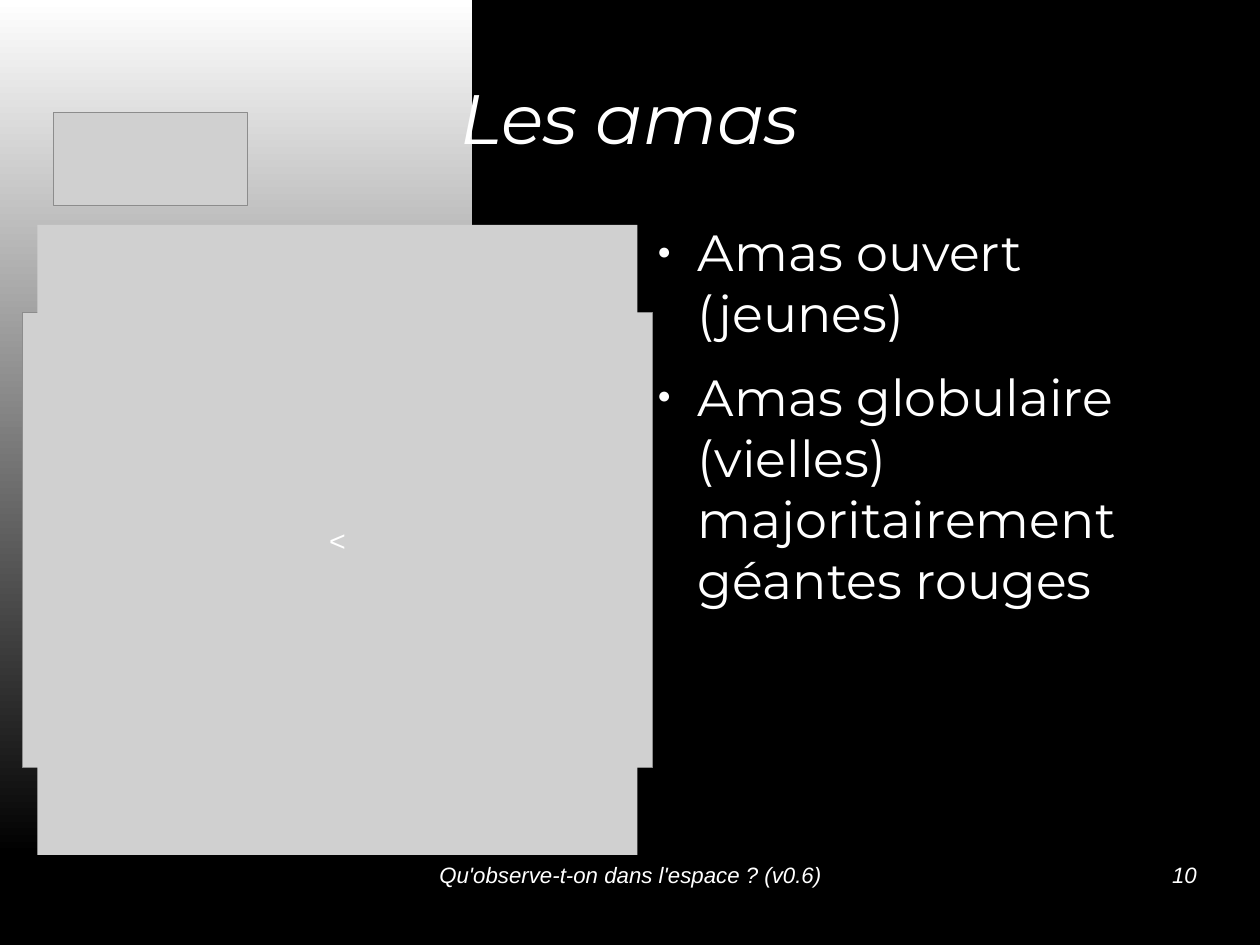
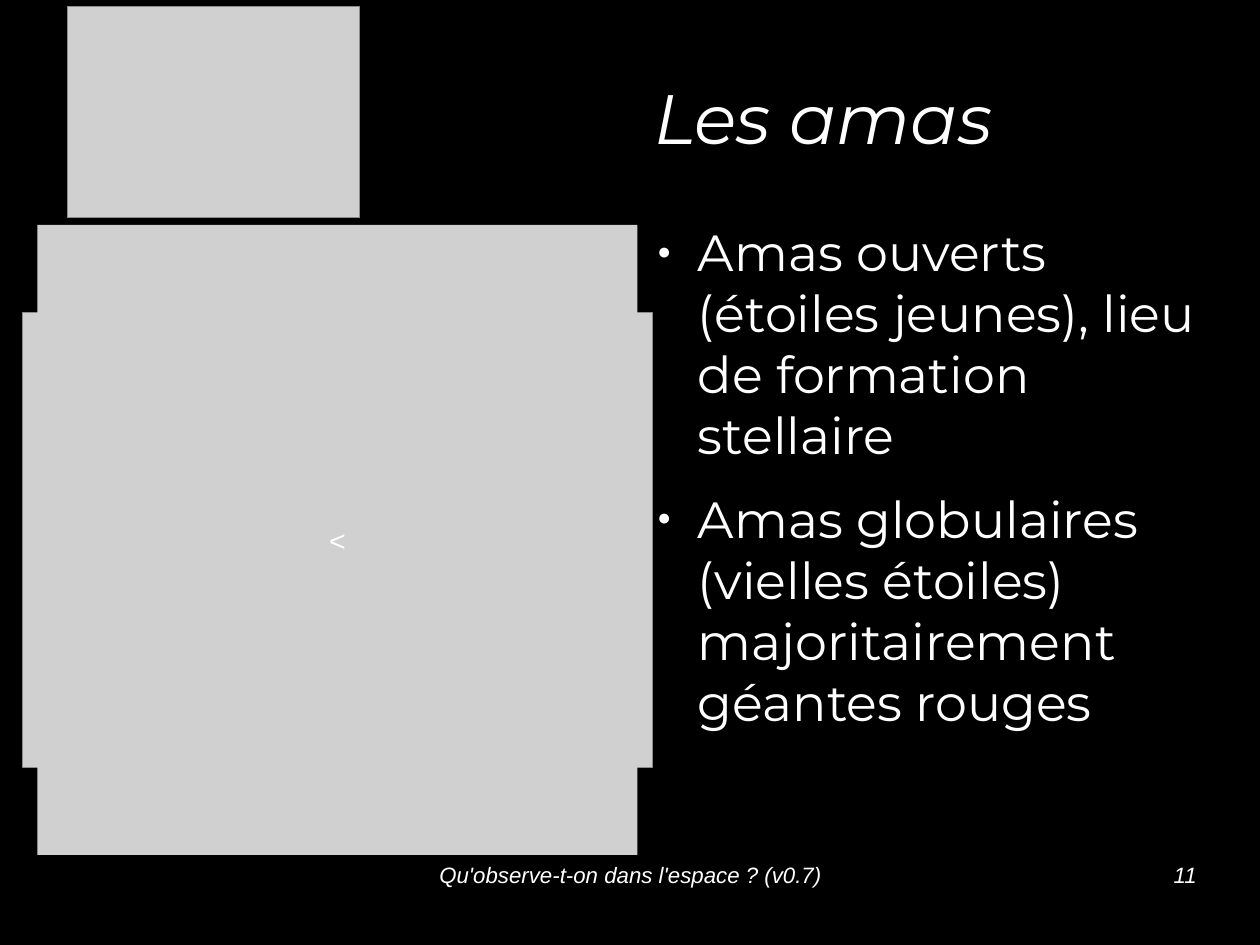
Before and after one commit to jcarnu/qf-astro, a slide deck: slide 11 of Ressources/Presentations/Qu_observe-t-on_dans_l_espace.odp (slide 10 before the commit). Drawn at 1260x945 pixels with LibreOffice and Linux fonts; fonts in the diff are those of the drawing; grey boxes stand for pictures; background and template pictures are left out. Boxes give left, top, right and bottom in pixels: in the first picture for what was removed or moved away, otherwise in the second. Text is boxed around its words. In the diff, an @@ line names an element or a change of style, - is before the commit and + after.

```diff
--- a/Ressources/Presentations/Qu_observe-t-on_dans_l_espace.odp
+++ b/Ressources/Presentations/Qu_observe-t-on_dans_l_espace.odp
@@ rectangle removed at bbox=[0, 0, 472, 855] @@
@@ picture: place and size @@
-picture at bbox=[54, 112, 248, 206]
+picture at bbox=[67, 7, 360, 218]
@@ title "Les amas" rewrapped from bbox=[461, 76, 799, 160] to bbox=[654, 95, 992, 145] @@
@@ text at bbox=[698, 235, 1195, 731]: text changed @@
-● Amas ouvert (jeunes)
-● Amas globulaire (vielles) majoritairement géantes rouges
+● Amas ouverts (étoiles jeunes), lieu de formation stellaire
+● Amas globulaires (vielles étoiles) majoritairement géantes rouges
@@ text at bbox=[439, 867, 821, 888]: text changed @@
-Qu'observe-t-on dans l'espace ? (v0.6)
+Qu'observe-t-on dans l'espace ? (v0.7)
@@ page number at bbox=[1174, 867, 1197, 883]: text changed @@
-10
+11
```
Also in this commit, not shown: 14 other slides changed, 1 slide removed, 5 other files.
